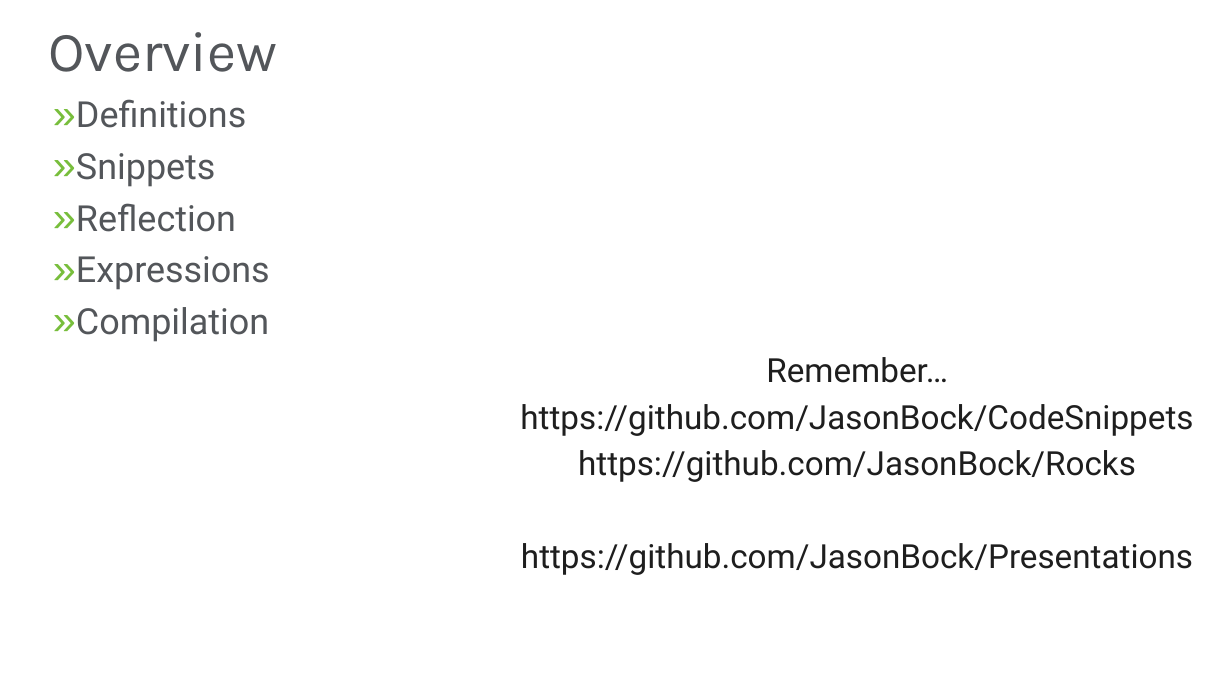
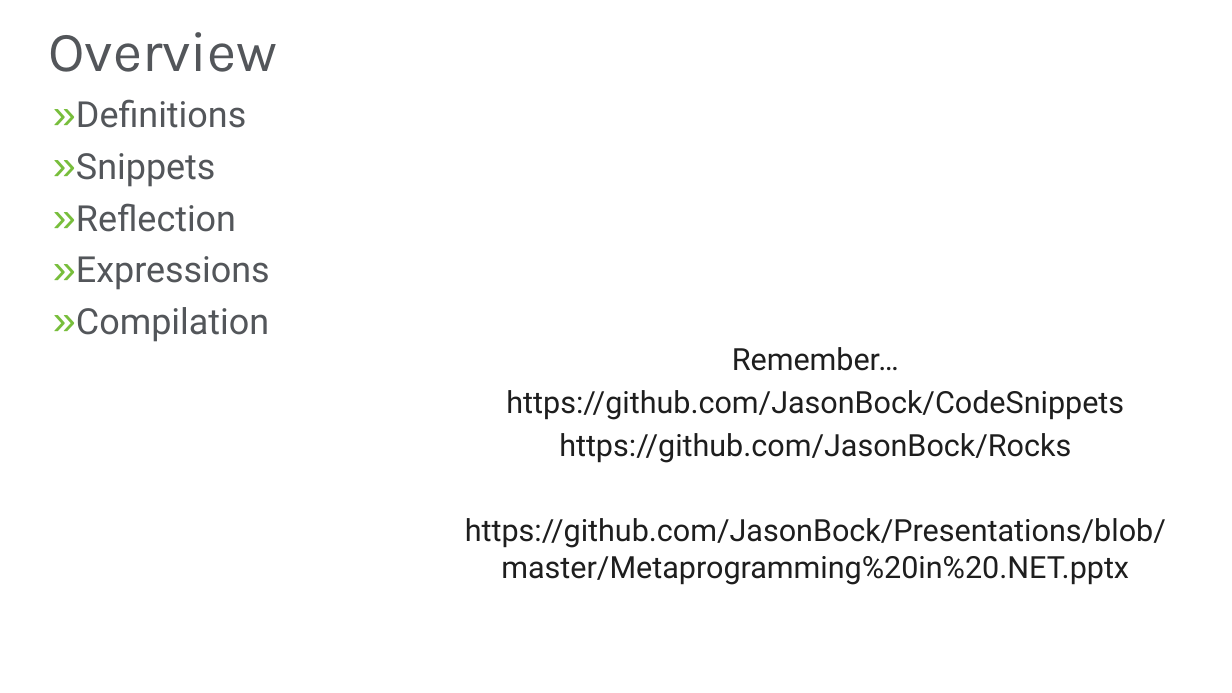
Before and after one commit to JasonBock/Presentations, a slide deck: slide 4 of Metaprogramming in .NET.pptx. Drawn at 1232x693 pixels with LibreOffice and Linux fonts; fonts in the diff are those of the drawing; background and template pictures are left out. Boxes give left, top, right and bottom in pixels: in the first picture for what was removed or moved away, otherwise in the second. Text is boxed around its words. In the diff, an @@ line names an element or a change of style, - is before the commit and + after.

```diff
--- a/Metaprogramming in .NET.pptx
+++ b/Metaprogramming in .NET.pptx
@@ text "Remember…": place and size @@
-text "Remember…" at <box>520,357,1193,575</box>
+text "Remember…" at <box>465,347,1166,585</box>
@@ text at <box>506,347,1124,463</box>: size 25.9 to 23.8 pt in "Remember…", "https://github.com/JasonBock/CodeSnippets", "https://github.com/JasonBock/Rocks" @@
@@ text at <box>465,518,1166,585</box>: text changed; size 25.9 to 23.8 pt @@
-https://github.com/JasonBock/Presentations
+https://github.com/JasonBock/Presentations/blob/master/Metaprogramming%20in%20.NET.pptx
```
Also in this commit, not shown: 2 other slides changed.
